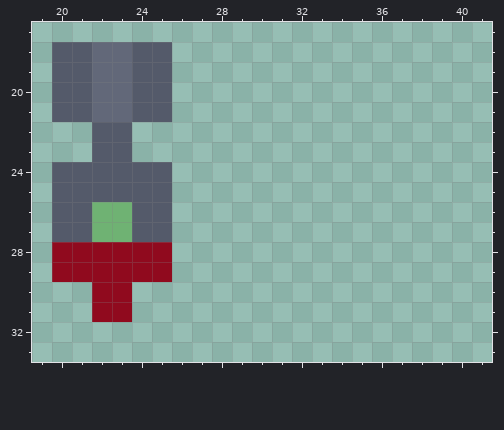
Two versions of one pixel-art sprite, Assets/Sprites/bomb.png. That is the earlier state.
The file is 120x120 pixels, drawn in blocks of 2x2; one block is one cell here. Shown: x 19..41, y 17..33.
After the commit:
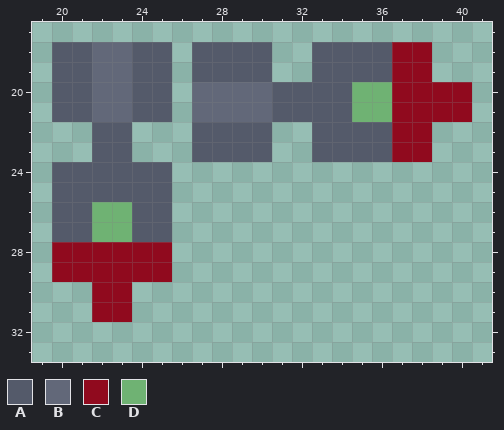
Palette (. is transparent): A #545a6a  B #626879  C #900a1e  D #6fb273
The exact change:
@@ x 19..41 @@
 17 .......................
-18 .AABBAA................
-19 .AABBAA................
-20 .AABBAA................
-21 .AABBAA................
-22 ...AA..................
-23 ...AA..................
+18 .AABBAA.AAAA..AAAACC...
+19 .AABBAA.AAAA..AAAACC...
+20 .AABBAA.BBBBAAAADDCCCC.
+21 .AABBAA.BBBBAAAADDCCCC.
+22 ...AA...AAAA..AAAACC...
+23 ...AA...AAAA..AAAACC...
 24 .AAAAAA................
